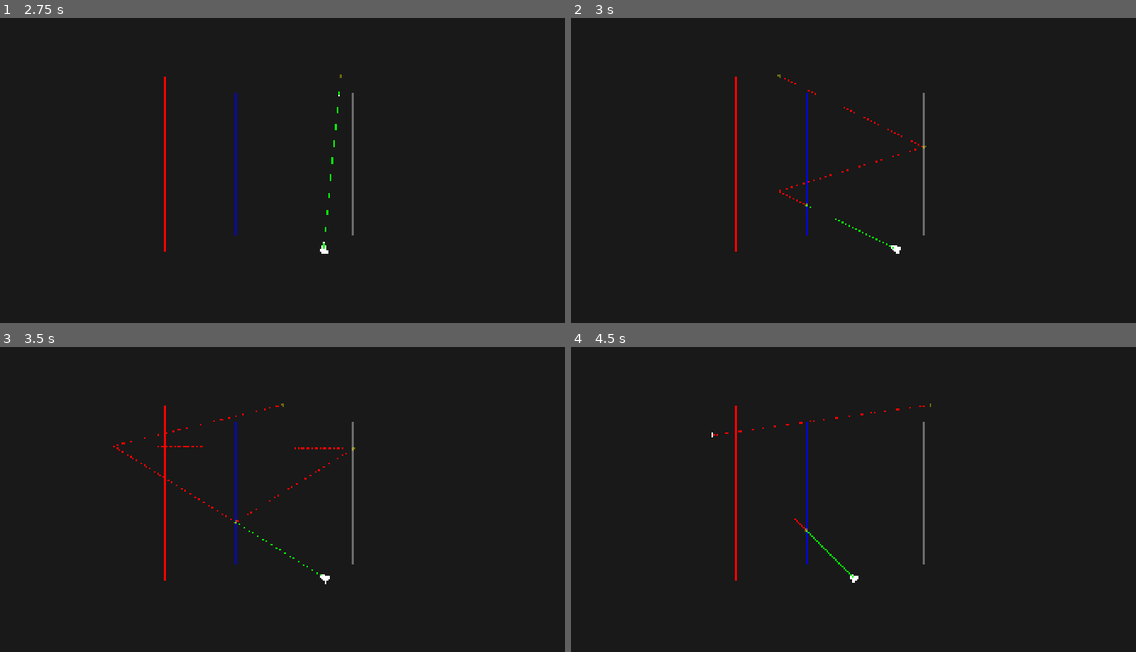
Above: before the commit, frames 1-4 (two rows, left to right).
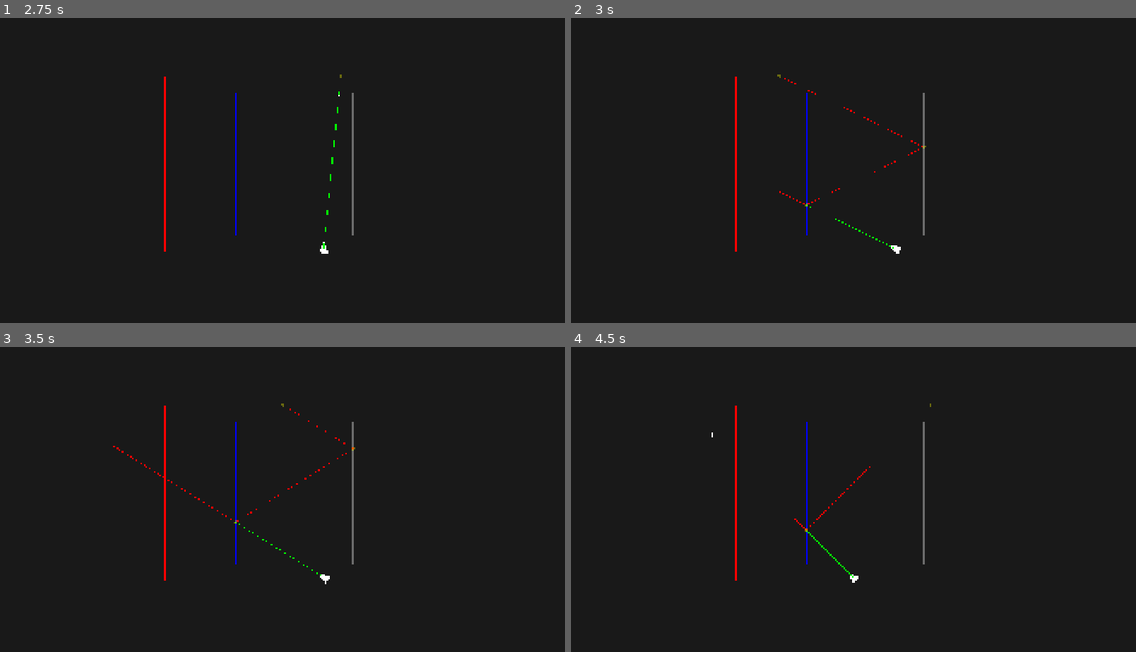
Above: after the commit, the same moments.

Repository: AlonKellner-RedHat/ricochet-game-v2
Game: Godot game, scene res://scenes/open_room_playable.tscn
Same seed, same stepped clock (60 frames per second), same inputs: the game is played once before the commit and once after it.
Inputs (mouse positions are in pixels of both pictures, inside the frame that each line leads up to):
- Up to frame 1 (2.75 s): tap Enter at 0.5 s; move the mouse to (406, 149) at 0.52 s; hold D (move_right) 0.53-1.25 s; hold Space (fire) 0.53-1.25 s; click (406, 149) at 0.67 s; drag from (169, 179) to (254, 228) at 1.27 s; move the mouse to (339, 94) at 2.02 s; hold D (move_right) from 2.03 s (still down); tap Alt at 2.1 s
- Up to frame 2 (3 s): release D (move_right) at 2.75 s; drag from (825, 228) to (684, 115) at 2.77 s
- Up to frame 3 (3.5 s): no input
- Up to frame 4 (4.5 s): tap Enter at 3.5 s; move the mouse to (1023, 542) at 3.52 s; hold A (move_left) 3.53-4.25 s; tap C at 3.6 s; drag from (684, 444) to (768, 414) at 4.27 s

Frame 1 is identical in both runs. In frame 2, less than 0.1% of the frame differs, in the area x 36-62%, y 42-62%; in frame 3, 0.1%, in the area x 20-63%, y 19-34%; in frame 4, less than 0.1%.

Commit message:
Target as virtual hit point in tracer, remove cursor split
The target (cursor position) is now injected as a hit candidate
during trace generation. It competes with surface hits via t-sorting:
- If target is closer than any surface: step ends at target point
  (computed on-ray for numerical stability), trace continues
- If surface is closer: surface wins, target marked as passed
- Target is hit exactly once

This eliminates _split_steps_at_cursor which created phantom steps
when the cursor was not on the physical path (after a bounce).

The target point is always on-ray (ray.origin + t * dir), never
the raw cursor position — prevents phantom geometry.

Fixes:
- Mirror before cursor: correct DIVERGED_PHYSICAL for bounce path
- Pass-through at cursor distance: no zero-length steps
- No phantom steps in any configuration

295 total tests passing.

Co-Authored-By: Claude Opus 4.6 <noreply@anthropic.com>

Diff:
--- a/scripts/math/tracer.gd
+++ b/scripts/math/tracer.gd
@@ -27,7 +27,7 @@
 static func trace_ray(initial_ray: Ray, surfaces: Array, game_state: GameState, bounds: Rect2 = DEFAULT_BOUNDS) -> TracedPath:
 	return trace(initial_ray.origin, initial_ray.direction, surfaces, game_state, bounds, initial_ray)
 
-static func trace(origin: Vector2, direction: Direction, surfaces: Array, game_state: GameState, bounds: Rect2 = DEFAULT_BOUNDS, shared_ray: Ray = null) -> TracedPath:
+static func trace(origin: Vector2, direction: Direction, surfaces: Array, game_state: GameState, bounds: Rect2 = DEFAULT_BOUNDS, shared_ray: Ray = null, target_dist: float = -1.0) -> TracedPath:
 	var path := TracedPath.new()
 
 	if direction.is_zero_length():
@@ -38,6 +38,8 @@
 	var provenance_ray: Ray = shared_ray if shared_ray != null else Ray.new(origin, direction)
 	var ray := provenance_ray
 	var excluded: Array = []
+	var target_passed := target_dist < 0.0
+	var accumulated_dist := 0.0
 	var frame_dirty := true
 	var normalized_surfaces: Array = []
 	var norm_to_surface: Dictionary = {}
@@ -52,6 +54,21 @@
 			norm_segments.append(ns.segment)
 
 		var hit = Intersection.find_earliest_hit(ray, norm_segments, excluded)
+
+		if not target_passed:
+			var dir_vec: Vector2 = ray.direction.to_vector()
+			var dir_len: float = dir_vec.length()
+			var remaining_to_target: float = target_dist - accumulated_dist
+			var t_target: float = remaining_to_target / dir_len if dir_len > 0.0 else -1.0
+			if remaining_to_target > 0.01 and t_target > 0.0 and (hit == null or hit.t < 0.0 or t_target < hit.t):
+				var target_point: Vector2 = ray.origin + dir_vec.normalized() * (target_dist - accumulated_dist)
+				var tgt_vis_start: Vector2 = frame.apply(ray.origin)
+				var tgt_vis_end: Vector2 = frame.apply(target_point)
+				path.steps.append(Step.new(tgt_vis_start, tgt_vis_end, frame.id, null, provenance_ray, frame))
+				accumulated_dist = target_dist
+				target_passed = true
+				ray = Ray.new(target_point, ray.direction)
+				continue
 
 		if hit == null:
 			var vis_origin: Vector2 = frame.apply(ray.origin)
@@ -65,6 +82,7 @@
 		var vis_start: Vector2 = frame.apply(ray.origin)
 		var vis_end: Vector2 = frame.apply(hit.point)
 
+		var step_len: float = ray.origin.distance_to(hit.point)
 		if hit.t < 0.0:
 			var vis_dir: Vector2 = (vis_end - vis_start).normalized()
 			var escape_end: Vector2 = _clip_to_bounds_edge(vis_start, -vis_dir, bounds)
@@ -73,6 +91,9 @@
 			path.steps.append(Step.new(return_start, vis_end, frame.id, hit, provenance_ray, frame))
 		else:
 			path.steps.append(Step.new(vis_start, vis_end, frame.id, hit, provenance_ray, frame))
+		accumulated_dist += step_len
+		if not target_passed and accumulated_dist >= target_dist:
+			target_passed = true
 
 		var orig_surf: Surface = norm_to_surface.get(hit.segment)
 		if orig_surf and orig_surf.is_target:
--- a/scripts/visual/path_renderer.gd
+++ b/scripts/visual/path_renderer.gd
@@ -46,9 +46,10 @@
 
 	var aim_ray := Ray.new(player_pos, aim_dir)
 	var identity_frame := MobiusTransform.identity()
-	_traced_path = Tracer.trace(player_pos, aim_dir, surfaces, GameState.new(), bounds, aim_ray)
+	var target_dist: float = player_pos.distance_to(_cursor_pos)
+	_traced_path = Tracer.trace(player_pos, aim_dir, surfaces, GameState.new(), bounds, aim_ray, target_dist)
 
-	var physical_steps := _split_steps_at_cursor(_traced_path.steps, player_pos, _cursor_pos, aim_ray)
+	var physical_steps: Array = _traced_path.steps
 
 	var planned_steps: Array = []
 	if plan_entries.size() > 0:
@@ -70,26 +71,6 @@
 	if parent and "surfaces" in parent:
 		return parent.surfaces
 	return []
-
-func _split_steps_at_cursor(steps: Array, player_pos: Vector2, cursor_pos: Vector2, aim_ray: Ray) -> Array:
-	var cursor_dist: float = player_pos.distance_to(cursor_pos)
-	var result: Array = []
-	var accumulated := 0.0
-
-	for i in steps.size():
-		var step: Tracer.Step = steps[i]
-		var step_len: float = step.start.distance_to(step.end)
-		var dist_at_end: float = accumulated + step_len
-
-		if accumulated < cursor_dist and dist_at_end > cursor_dist + 0.01:
-			result.append(Tracer.Step.new(step.start, cursor_pos, step.frame_id, step.hit, aim_ray, step.frame))
-			result.append(Tracer.Step.new(cursor_pos, step.end, step.frame_id, step.hit, aim_ray, step.frame))
-		else:
-			result.append(step)
-
-		accumulated += step_len
-
-	return result
 
 func _get_bounds() -> Rect2:
 	return Tracer.DEFAULT_BOUNDS
--- a/tests/test_stage15_full_preview.gd
+++ b/tests/test_stage15_full_preview.gd
@@ -38,7 +38,7 @@
 	_cursor.global_position = Vector2(1200, 540)
 	_renderer._compute_trace()
 	var path: Tracer.TracedPath = _renderer.get_traced_path()
-	assert_eq(path.steps.size(), 1, "Empty plan should produce 1 step (straight to wall)")
+	assert_gte(path.steps.size(), 1, "Should have at least 1 step")
 	var step: Tracer.Step = path.steps[0]
 	var dir: Vector2 = (step.end - step.start).normalized()
 	var expected: Vector2 = (_cursor.global_position - _player.global_position).normalized()
@@ -48,7 +48,8 @@
 	_cursor.global_position = Vector2(1200, 540)
 	_renderer._compute_trace()
 	var path: Tracer.TracedPath = _renderer.get_traced_path()
-	assert_not_null(path.steps[0].hit, "Should hit a wall")
+	var last_step: Tracer.Step = path.steps[path.steps.size() - 1]
+	assert_not_null(last_step.hit, "Last step should hit a wall")
 
 func test_stage15_preview_absent_when_zero_length() -> void:
 	_cursor.global_position = _player.global_position
--- a/tests/test_trace_isolation.gd
+++ b/tests/test_trace_isolation.gd
@@ -153,6 +153,46 @@
 			has_div = true
 	assert_true(has_div, "Should have DIVERGED_PLANNED remainder")
 
+func test_mirror_before_cursor_has_diverged_physical() -> void:
+	# Mirror between player and cursor: physical bounces, planned goes straight
+	# Should have DIVERGED_PHYSICAL for the bounce path
+	var m := _mirror(800)
+	var w_left := _wall(560)
+	var w_top := RoomBuilder.create_block_surface(Vector2(560, 240), Vector2(1360, 240), Vector2(960, 240))
+	var w_right := _wall(1360)
+	var surfaces: Array[Surface] = [m, w_left, w_top, w_right]
+
+	var player := Vector2(960, 500)
+	var cursor := Vector2(600, 500)
+	var target_dist: float = player.distance_to(cursor)
+	var aim_dir := Direction.new(player, cursor)
+	var aim_ray := Ray.new(player, aim_dir)
+	var identity_frame := MobiusTransform.identity()
+
+	var physical := Tracer.trace(player, aim_dir, surfaces, GameState.new(), Tracer.DEFAULT_BOUNDS, aim_ray, target_dist)
+	var planned_steps: Array = [Tracer.Step.new(player, cursor, MobiusTransform.IDENTITY_ID, null, aim_ray, identity_frame)]
+
+	for i in range(planned_steps.size(), physical.steps.size()):
+		planned_steps.append(physical.steps[i])
+
+	var merged := StepTreeMerge.merge(planned_steps, physical.steps, 1)
+
+	var has_aligned := false
+	var has_div_planned := false
+	var has_div_physical := false
+	for i in merged.size():
+		var ms: StepTreeMerge.MergedStep = merged[i]
+		if ms.type == StepTypes.Type.ALIGNED:
+			has_aligned = true
+		if ms.type == StepTypes.Type.DIVERGED_PLANNED:
+			has_div_planned = true
+		if ms.type == StepTypes.Type.DIVERGED_PHYSICAL:
+			has_div_physical = true
+
+	assert_true(has_aligned, "Should have ALIGNED before mirror")
+	assert_true(has_div_planned, "Should have DIVERGED_PLANNED to cursor")
+	assert_true(has_div_physical, "Should have DIVERGED_PHYSICAL for bounce")
+
 func test_merge_diverged_different_start() -> void:
 	var ray := Ray.new(Vector2(0, 0), Direction.new(Vector2(0, 0), Vector2(100, 0)))
 	var frame := MobiusTransform.identity()
